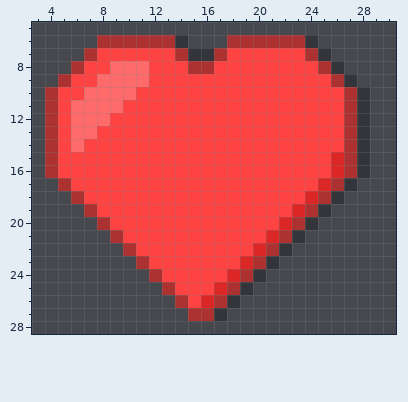
A pixel-art file gets an edit: assets/sprites/heart.aseprite. The picture above is the old version.
32x32 pixels, 1 frame. Shown: x 3..30, y 5..28.
After:
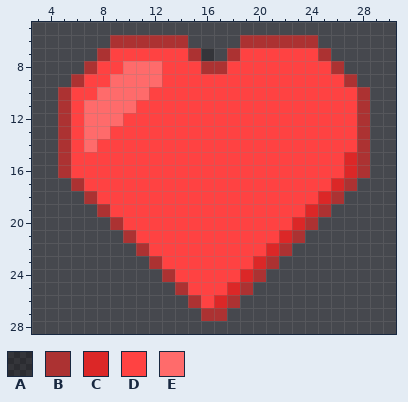
Palette (. is transparent): A #00000043  B #ac3232  C #dc2727  D #ff4242  E #ff6b6b
Difference:
layer "Group 2/Layer 6 Copy" added
layer "Group 2/Layer 4" added
layer "Layer 6 Copy" removed
layer "Layer 4" removed
Changed rows in their new state; - is an unchanged pixel.
first column x 4:
 6 ----.-----B---.-----B----
 7 ---.B-----DB-.B-----DB---
 8 --.B-D--E--D-B-------DB--
 9 -.B-D---E-------------DB-
10 .B-D---E---------------DB
11 .BD---E----------------DB
12 .BD--E-----------------DB
13 .BD-E------------------DB
14 .BDE-------------------DB
15 .B--------------------DCB
16 .B--------------------DCB
17 -.B------------------DCB-
18 --.B----------------DCB--
19 ---.B--------------DCB---
20 ----.B------------DCB----
21 -----.B----------DCB-----
22 ------.B--------DCB------
23 -------.B------DCB-------
24 --------.B----DCB--------
25 ---------.B--DCB---------
26 ----------.BDCB----------
27 -----------.-B-----------
Where, in picture pixels (left, top, right, bottom), the same in both pictures:
changed: (45, 35, 370, 321)
